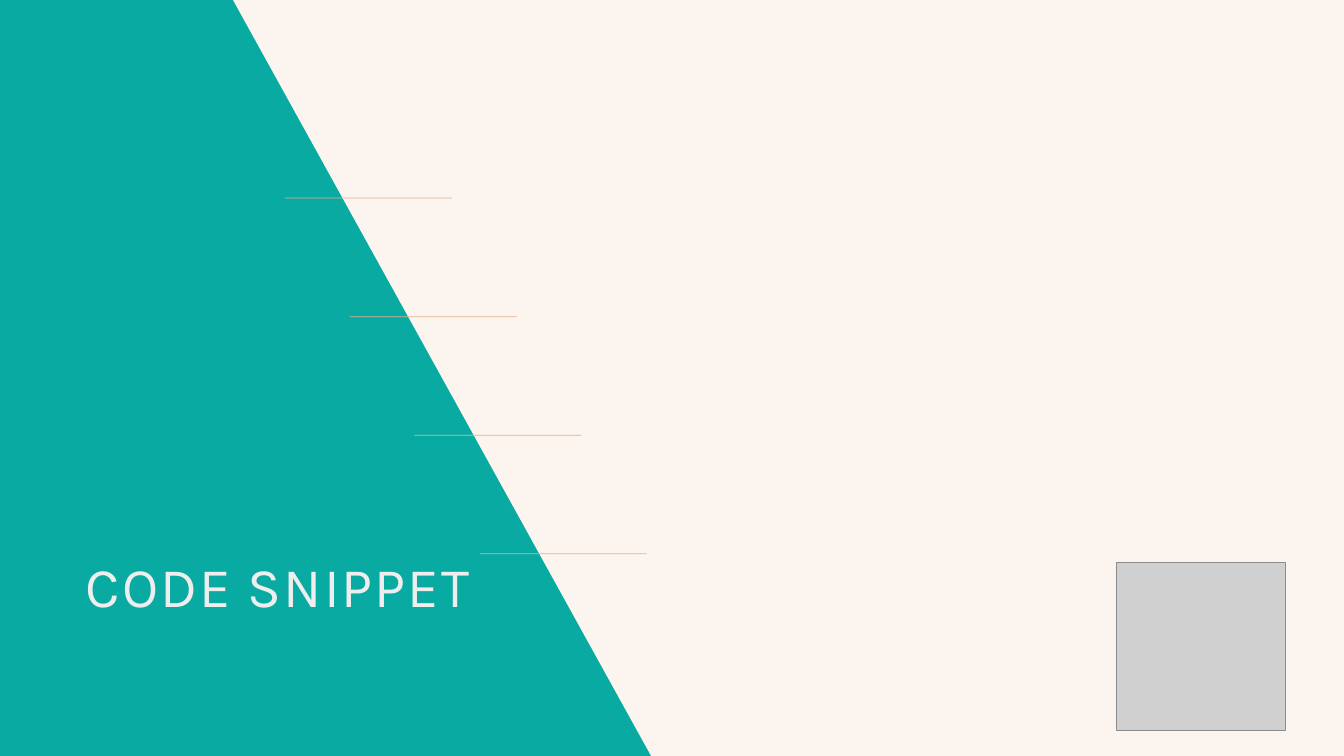
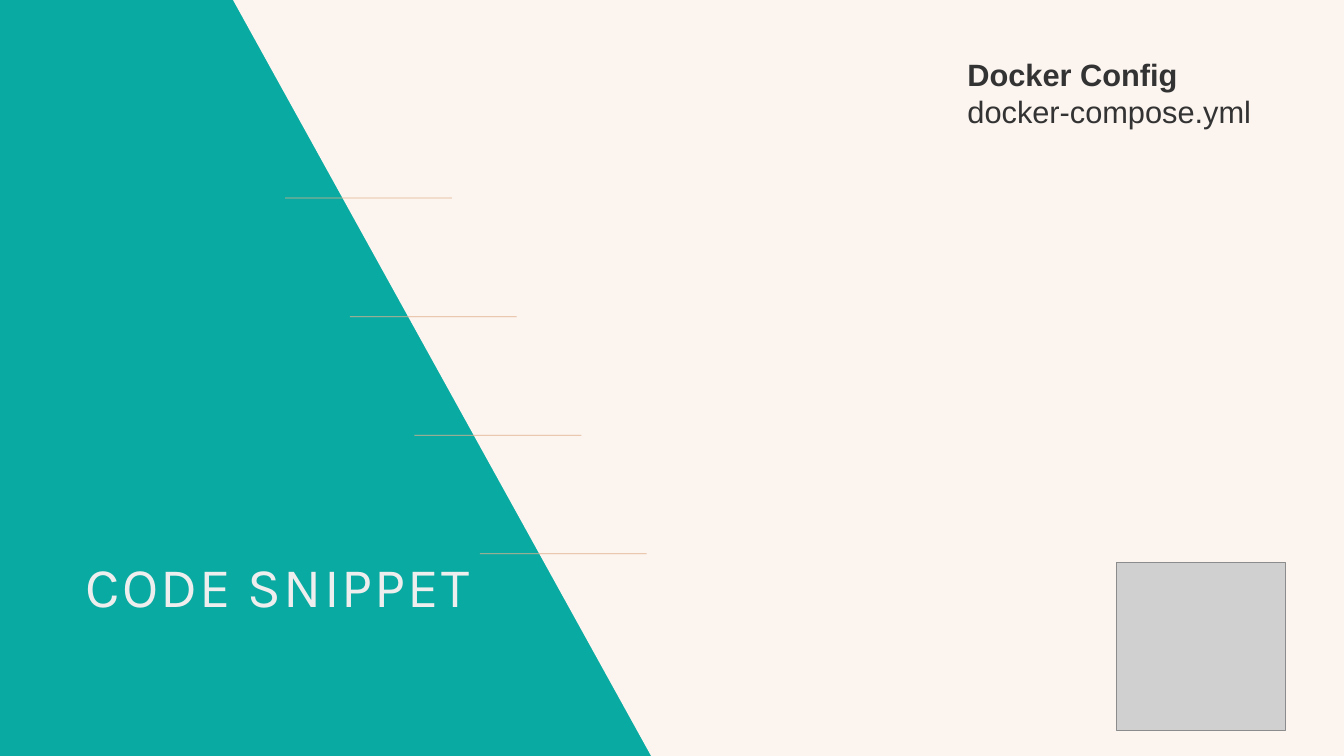
Before and after one commit to lillitaz/codennectApp, a slide deck: slide 5 of codennectPP.odp. Drawn at 1344x756 pixels with LibreOffice and Linux fonts; fonts in the diff are those of the drawing; grey boxes stand for pictures. Boxes give left, top, right and bottom in pixels: in the first picture for what was removed or moved away, otherwise in the second. Text is boxed around its words. In the diff, an @@ line names an element or a change of style, - is before the commit and + after.

```diff
--- a/codennectPP.odp
+++ b/codennectPP.odp
@@ text added at (967, 63, 1251, 128), 22 pt, text #333333 @@
+Docker Config
+docker-compose.yml
```
Also in this commit, not shown: 2 other slides changed.
